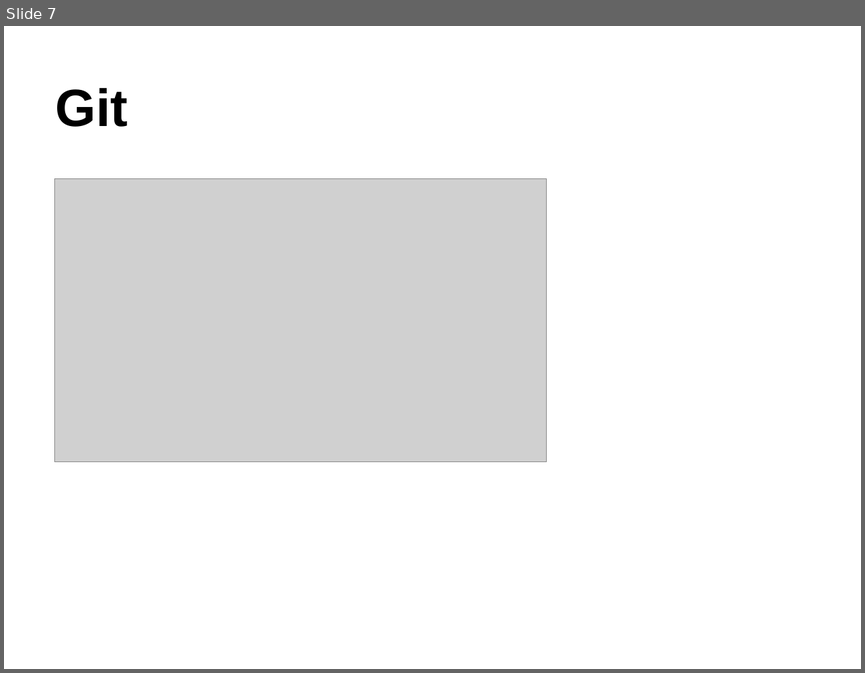
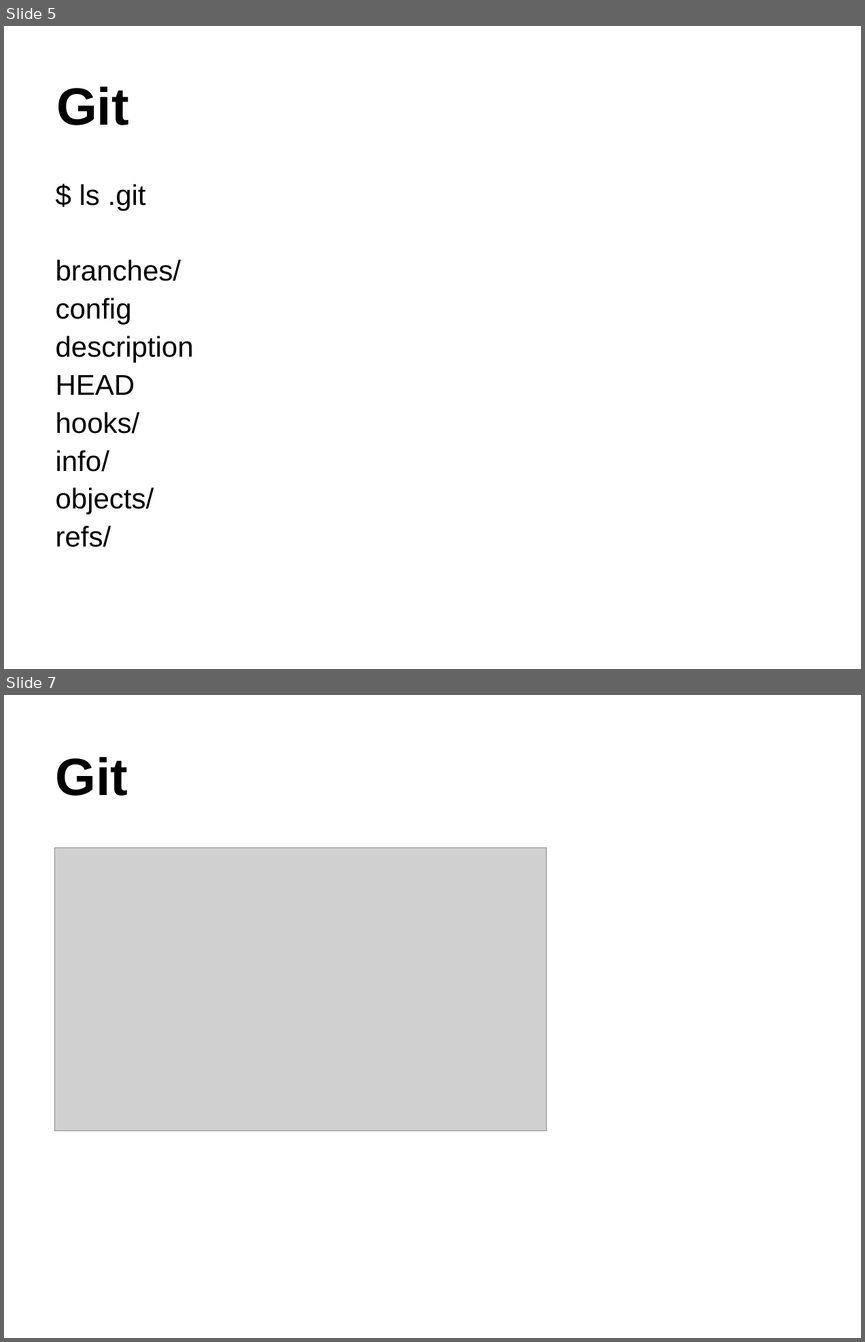
Before and after one commit to lxmxhh/git-intro, a slide deck: Git.ppt. Shown one above the other, each under a label of ours: slide 7 before the commit, slides 5 and 7 after it; the slides between them are not shown. The pictures are 865x673 and 865x1342 pixels, drawn with LibreOffice and Linux fonts; fonts in the diff are those of the drawing; grey boxes stand for pictures. Boxes give left, top, right and bottom in pixels: in the first picture for what was removed or moved away, otherwise in the second. Text is boxed around its words. In the diff, an @@ line names an element or a change of style, - is before the commit and + after.

```diff
--- a/Git.ppt
+++ b/Git.ppt
@@ slide 5 added at (x1=4, y1=26, x2=861, y2=669), background #FFFFFF @@
@@ title added at (x1=56, y1=87, x2=129, y2=125), 44 pt, text #000000, bold @@
+Git
@@ text added at (x1=56, y1=184, x2=194, y2=547), 24 pt, text #000000 @@
+$ ls .git
+branches/
+config
+description
+HEAD
+hooks/
+info/
+objects/
+refs/
```
Also in this commit, not shown: 7 slides changed, 4 other slides added, 4 slides removed.
